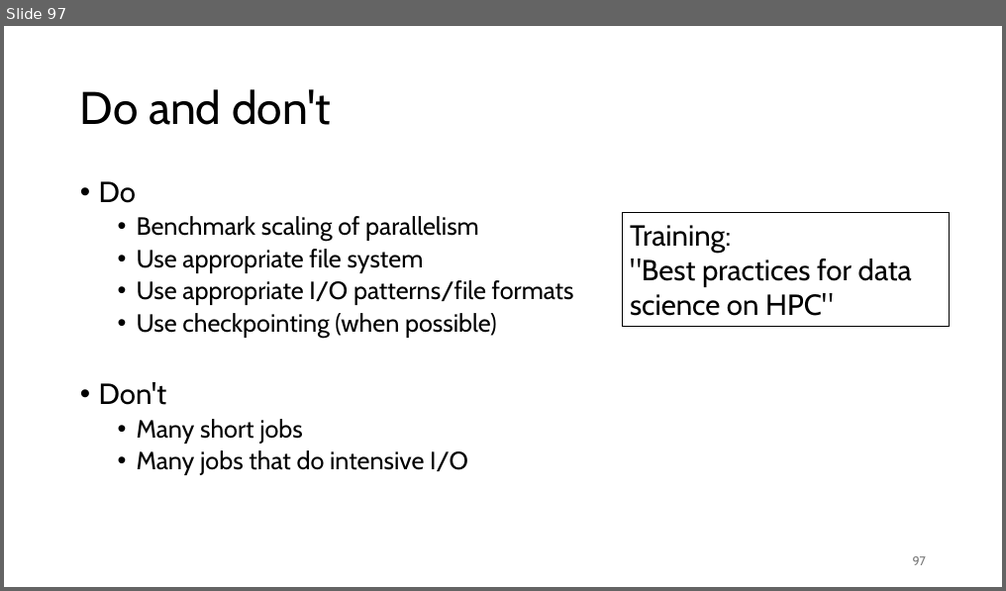
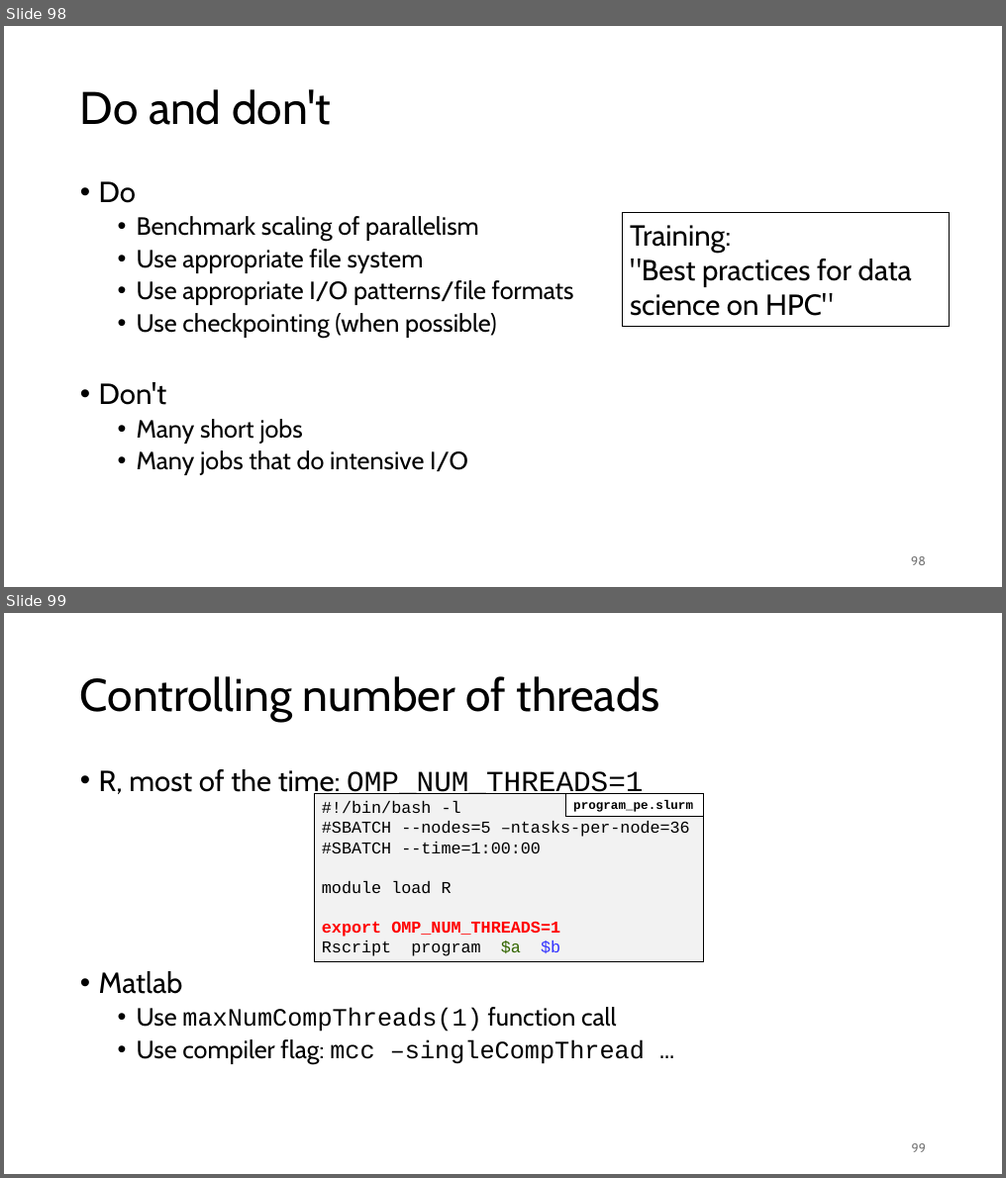
Before and after one commit to gjbex/Workflows-for-HPC, a slide deck: workflow_for_HPC.pptx. Shown one above the other, each under a label of ours: slide 97 before the commit, slides 98 and 99 after it. The pictures are 1006x591 and 1006x1178 pixels, drawn with LibreOffice and Linux fonts; fonts in the diff are those of the drawing. Boxes give left, top, right and bottom in pixels: in the first picture for what was removed or moved away, otherwise in the second. Text is boxed around its words. In the diff, an @@ line names an element or a change of style, - is before the commit and + after.

```diff
--- a/workflow_for_HPC.pptx
+++ b/workflow_for_HPC.pptx
@@ slide 99 added at bbox=[4, 613, 1002, 1174], background #FFFFFF @@
@@ title added at bbox=[80, 676, 659, 722], 44 pt, text #000000 @@
+Controlling number of threads
@@ text added at bbox=[99, 769, 645, 1064], 24 pt, text #000000 @@
+• R, most of the time: OMP_NUM_THREADS=1
+• Matlab
+  • Use maxNumCompThreads(1) function call
+  • Use compiler flag: mcc –singleCompThread …
@@ rectangle added at bbox=[315, 793, 704, 962], fill #F2F2F2, outline #000000 0.75 pt, 16 pt, text #000000 @@
+#!/bin/bash -l
+#SBATCH --nodes=5 –ntasks-per-node=36
+#SBATCH --time=1:00:00
+module load R
+export OMP_NUM_THREADS=1
+Rscript program $a $b
@@ rectangle added at bbox=[566, 793, 703, 816], fill #FFFFFF, outline #000000 0.75 pt, 12 pt, text #000000, bold @@
+program_pe.slurm
@@ page number added at bbox=[912, 1144, 926, 1153], 12 pt, text #797979 @@
+99
@@ what was slide 97 is now slide 98 @@
@@ page number at bbox=[911, 557, 926, 566]: text changed @@
-97
+98
```
Also in this commit, not shown: 13 other slides added.
